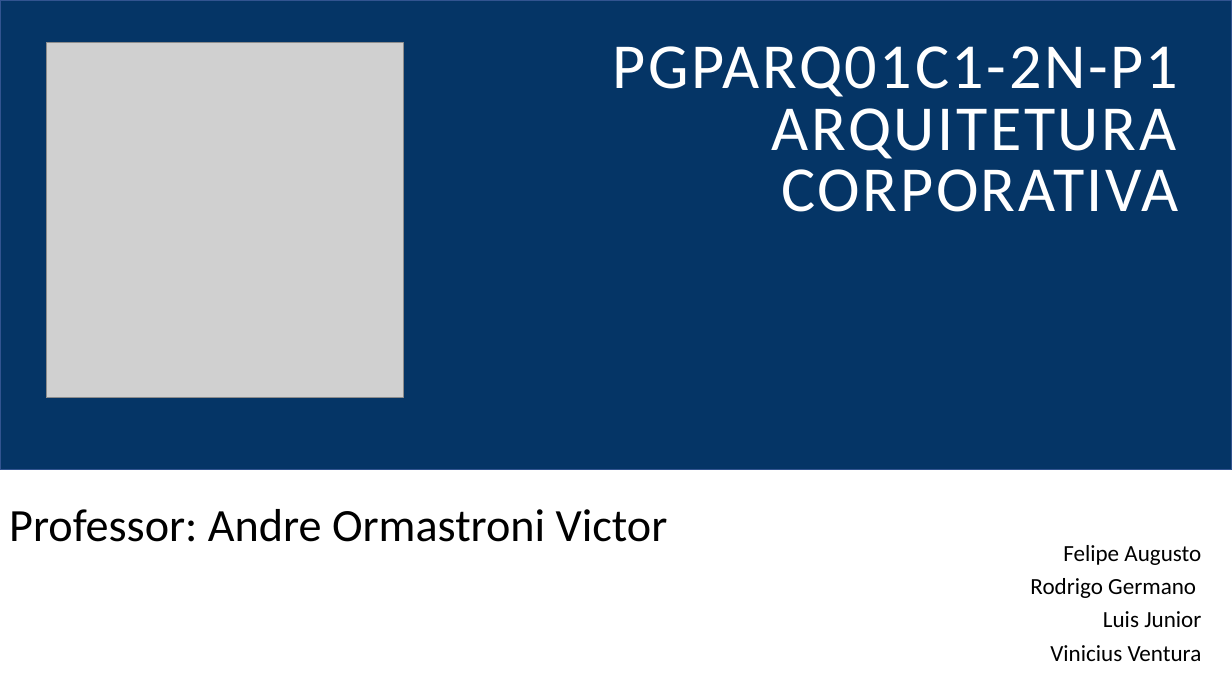
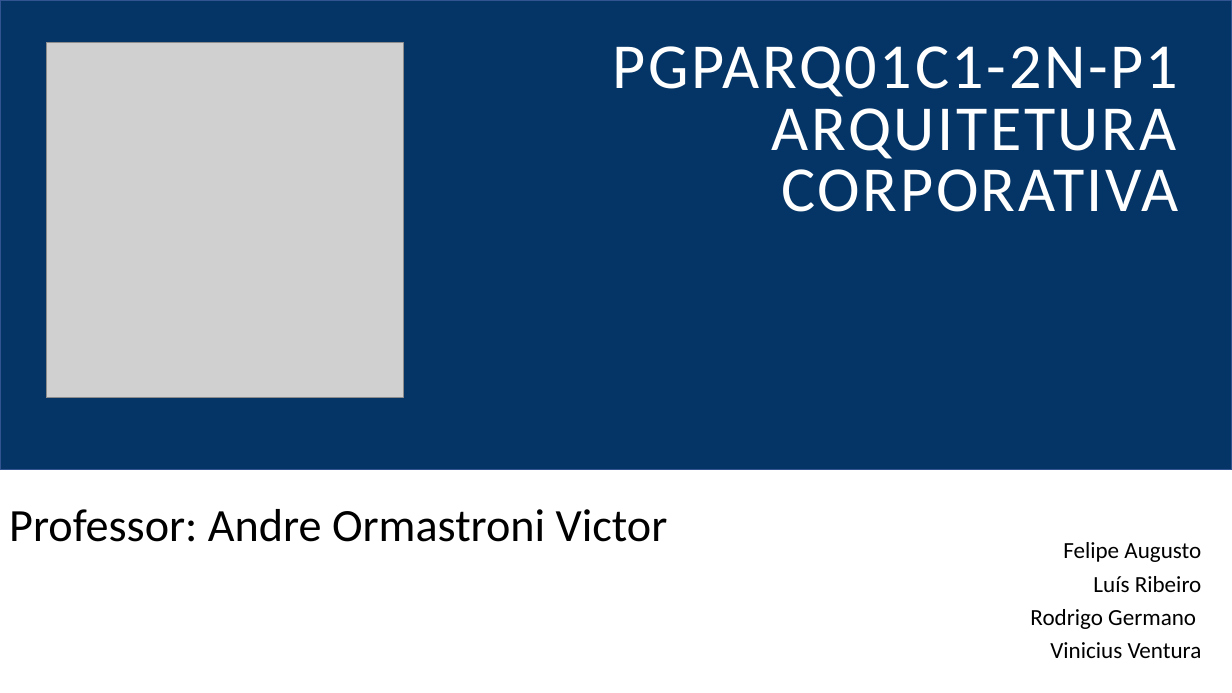
Before and after one commit to felipementel/inefnet-arq-corp, a slide deck: slide 1 of PGPARQ01C1-2N-P1-Arquitetura-Corporativa.pptx. Drawn at 1232x693 pixels with LibreOffice and Linux fonts; fonts in the diff are those of the drawing; grey boxes stand for pictures. Boxes give left, top, right and bottom in pixels: in the first picture for what was removed or moved away, otherwise in the second. Text is boxed around its words. In the diff, an @@ line names an element or a change of style, - is before the commit and + after.

Commit message:
Updates

```diff
--- a/PGPARQ01C1-2N-P1-Arquitetura-Corporativa.pptx
+++ b/PGPARQ01C1-2N-P1-Arquitetura-Corporativa.pptx
@@ text at (1030,542,1202,629): text changed @@
-Felipe Augusto
-Rodrigo Germano
-Luis Junior
+Felipe Augusto
+Luís Ribeiro
+Rodrigo Germano
```
Also in this commit, not shown: 5 slides added, 6 slides removed.
